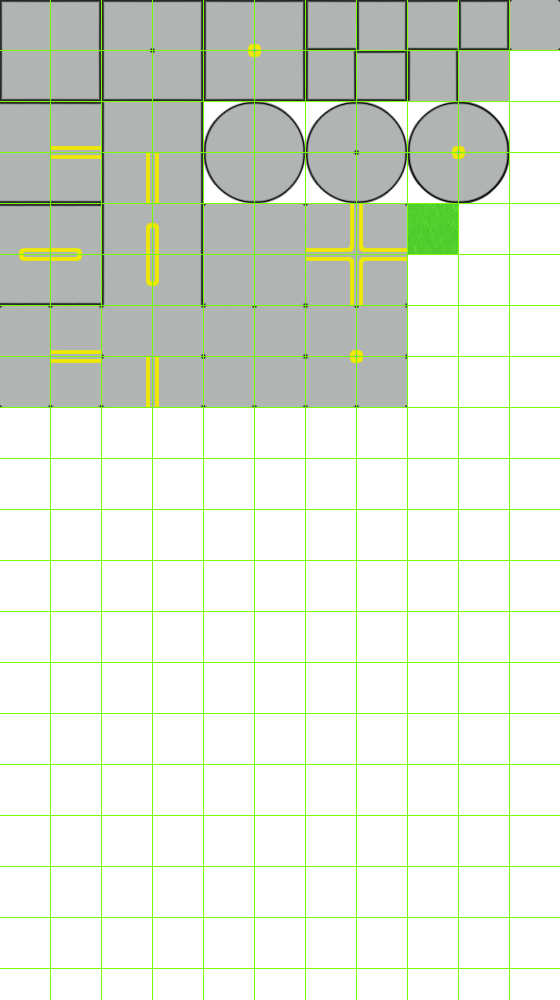
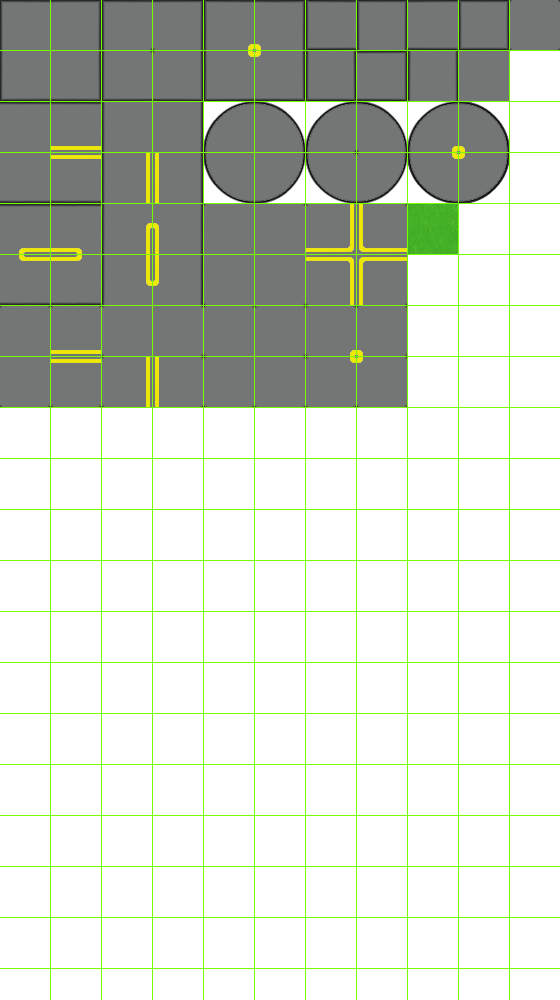
Before/after of a 560 × 1000 layered artwork. What changed in the layer stack:
added layer "Road Tiles 50 Wand -35 Lightness" above "Road Tiles" over [0, 0, 560, 407]
added layer "Grass Dark" in group "Grass" over [408, 204, 458, 254]
